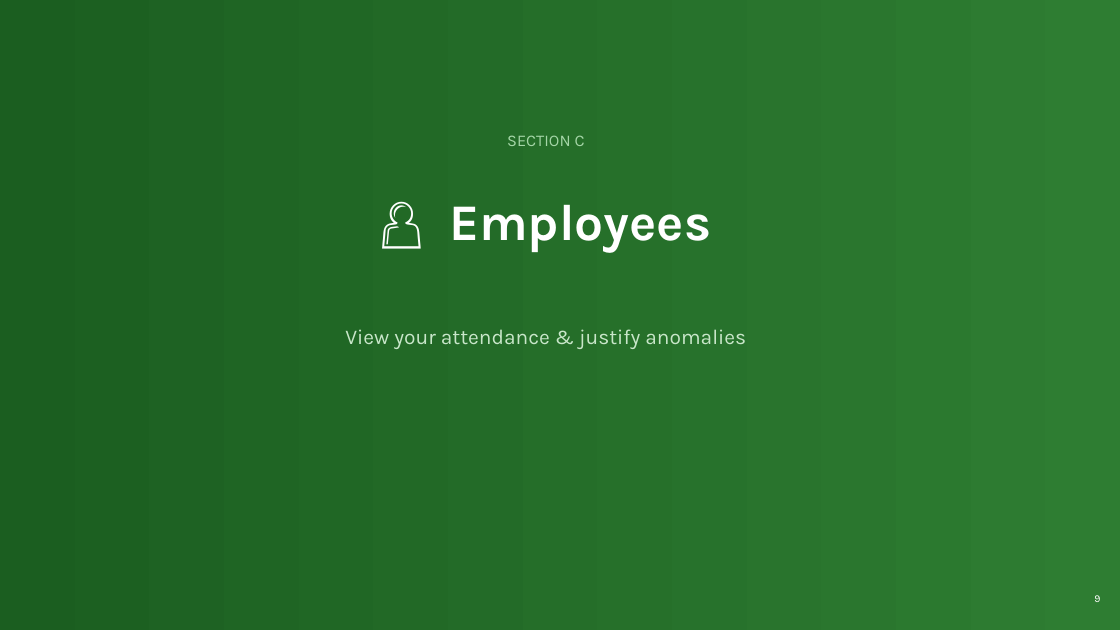
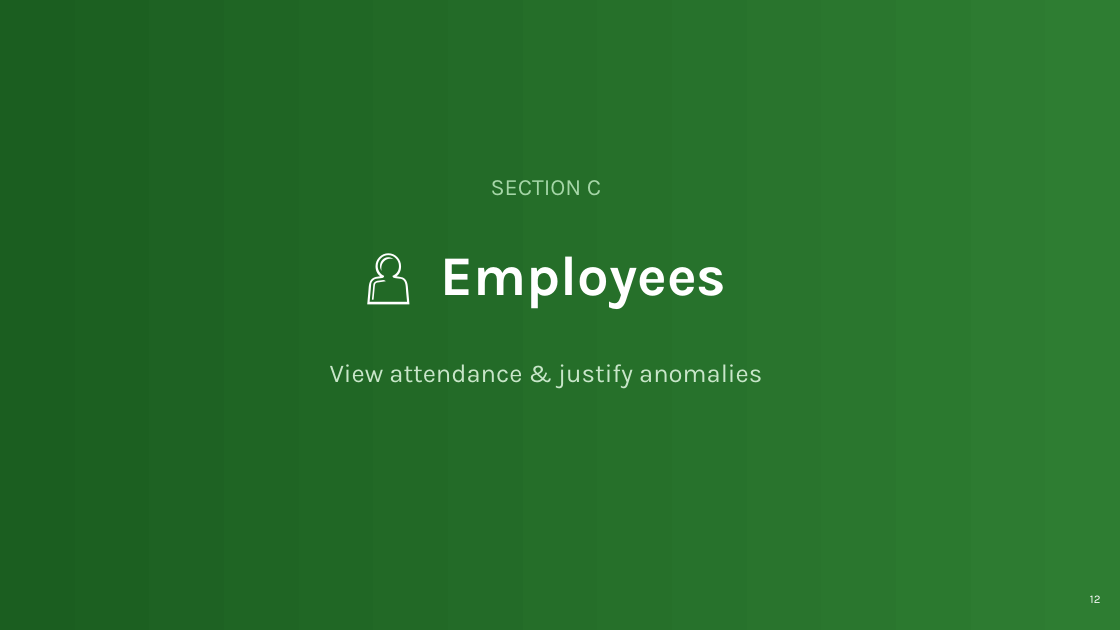
Before and after one commit to VijayGPT2023/Biometric-attendance, a slide deck: slide 12 of docs/NPC_Biometric_v2.pptx (slide 11 before the commit). Drawn at 1120x630 pixels with LibreOffice and Linux fonts; fonts in the diff are those of the drawing. Boxes give left, top, right and bottom in pixels: in the first picture for what was removed or moved away, otherwise in the second. Text is boxed around its words. In the diff, an @@ line names an element or a change of style, - is before the commit and + after.

```diff
--- a/docs/NPC_Biometric_v2.pptx
+++ b/docs/NPC_Biometric_v2.pptx
@@ text "SECTION C": place and size @@
-text "SECTION C" at <box>507,135,585,146</box>
+text "SECTION C" at <box>491,180,601,195</box>
@@ text "SECTION C" at <box>491,180,601,195</box>: size 14 to 20 pt; more space between paragraphs @@
@@ text "👤 Employees": place and size @@
-text "👤 Employees" at <box>449,204,711,252</box>
+text "👤 Employees" at <box>440,256,726,309</box>
@@ text "👤 Employees" at <box>440,256,726,309</box>: size 44 to 48 pt; more space between paragraphs @@
@@ text at <box>330,364,762,388</box>: text changed; size 18 to 22 pt @@
-View your attendance & justify anomalies
+View attendance & justify anomalies
@@ text added at <box>1090,595,1101,603</box>, 10 pt, text #FFFFFF @@
+12
@@ text removed at <box>1094,595,1100,602</box> @@
-9
```
Also in this commit, not shown: 12 other slides changed, 5 slides added, 5 slides removed, 1 other file.
